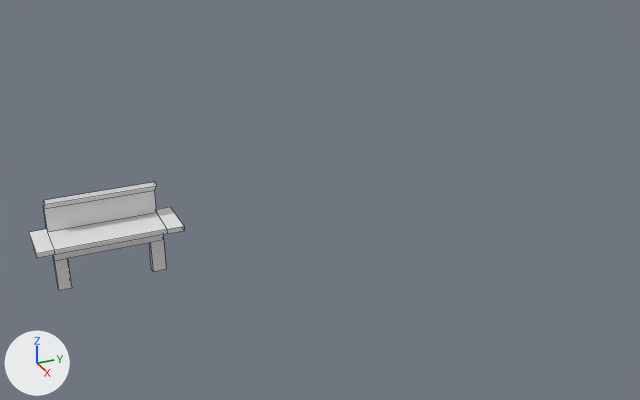
An edit to the FBX model Assets/_Models/WorkTables/worktable1.fbx, drawn before and after from the same camera.
Camera for both pictures: a 50 mm lens placed at (47.9, -7.8, 25.4), pointed at (-0.6, 14.0, 1.1). Every picture has the same lights, and +X, +Y and +Z are marked at lower left. Mesh edges are drawn as thin lines.

In view in the first picture: 'table1'.
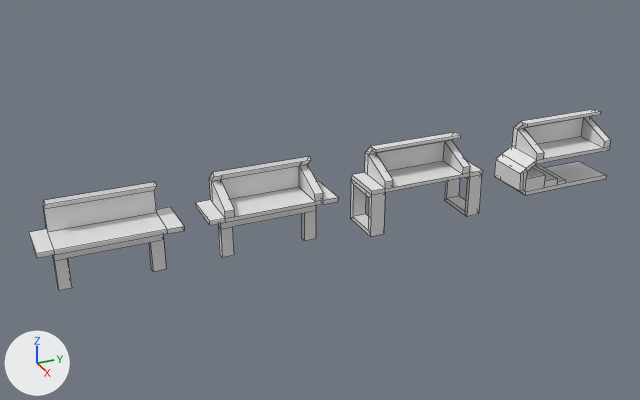
The newer file is also turned or shifted as a whole; pictures and numbers use the older file's frame.

Boxes [x1, y1, x2, y2] around the edits, measured in the pictures (640 x 400 px):
'table3', added: after [351, 132, 483, 236]
'table2', added: after [195, 156, 338, 257]
'table4', added: after [494, 109, 611, 195]

The change, as a list of edits to the scene's bpy script:
```text
Add mat_material_003:
    mat_material_003 = principled_material('Material.003')
    mat_material_003.base_color = (0.8, 0.8, 0.8)  # white #e7e7e7
    mat_material_003.roughness = 0.4
Add mat_material_004:
    mat_material_004 = principled_material('Material.004')
    mat_material_004.base_color = (0.8, 0.8, 0.8)  # white #e7e7e7
    mat_material_004.roughness = 0.4
Add me_cube_003:
    me_cube_003.from_pydata(...)  # 64 vertices, 63 faces; spans x -1.0..1.0, y -1.3..1.3, z -16.3..22.1
    me_cube_003.materials.append(mat_material_003)  # white #e7e7e7
Add me_cube_004:
    me_cube_004.from_pydata(...)  # 70 vertices, 64 faces; spans x -1.0..1.0, y -1.4..1.0, z -16.3..16.9
    me_cube_004.materials.append(mat_material_004)  # white #e7e7e7
Add me_cube_1:
    me_cube_1.from_pydata(...)  # 62 vertices, 53 faces; spans x -1.0..1.0, y -1.3..1.3, z -16.3..22.1
    me_cube_1.materials.append(mat_material)  # white #e7e7e7
Add ob_table3:
    ob_table3 = bpy.data.objects.new('table3', me_cube_003)
    ob_table3.location = (0.0, 20.98, 2.0)
    ob_table3.rotation_euler = (0.0, 0.0, 3.142)  # degrees (0, 0, 180)
    ob_table3.scale = (-1.48, -3.24, -0.142)
Add ob_table4:
    ob_table4 = bpy.data.objects.new('table4', me_cube_004)
    ob_table4.location = (0.0, 32.97, 2.0)
    ob_table4.rotation_euler = (0.0, 0.0, 3.142)  # degrees (0, 0, 180)
    ob_table4.scale = (-1.48, -3.24, -0.142)
Add ob_table2:
    ob_table2 = bpy.data.objects.new('table2', me_cube_1)
    ob_table2.location = (0.0, 10.09, 2.0)
    ob_table2.rotation_euler = (0.0, 0.0, 3.142)  # degrees (0, 0, 180)
    ob_table2.scale = (-1.48, -3.24, -0.142)
```
